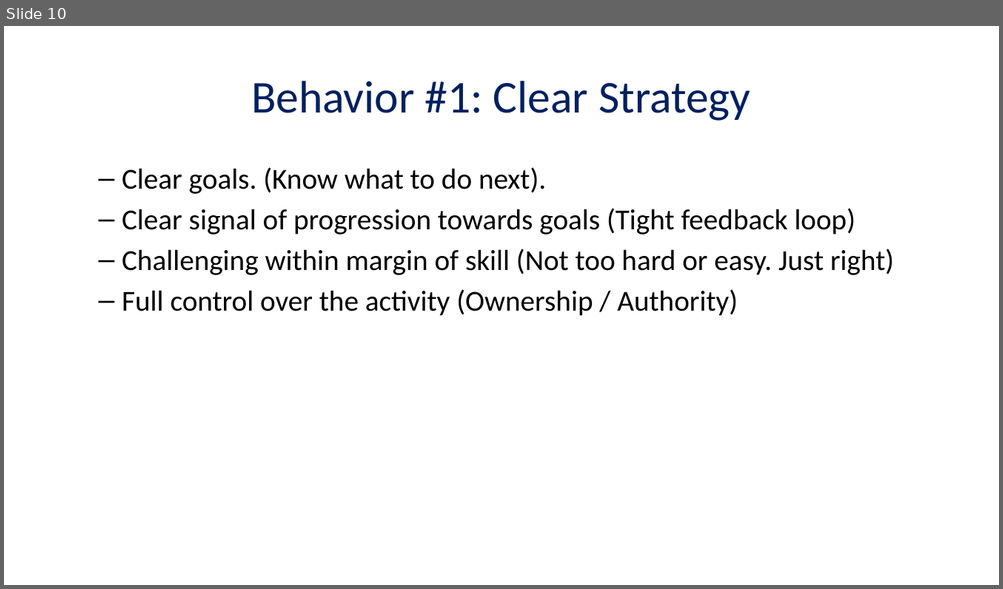
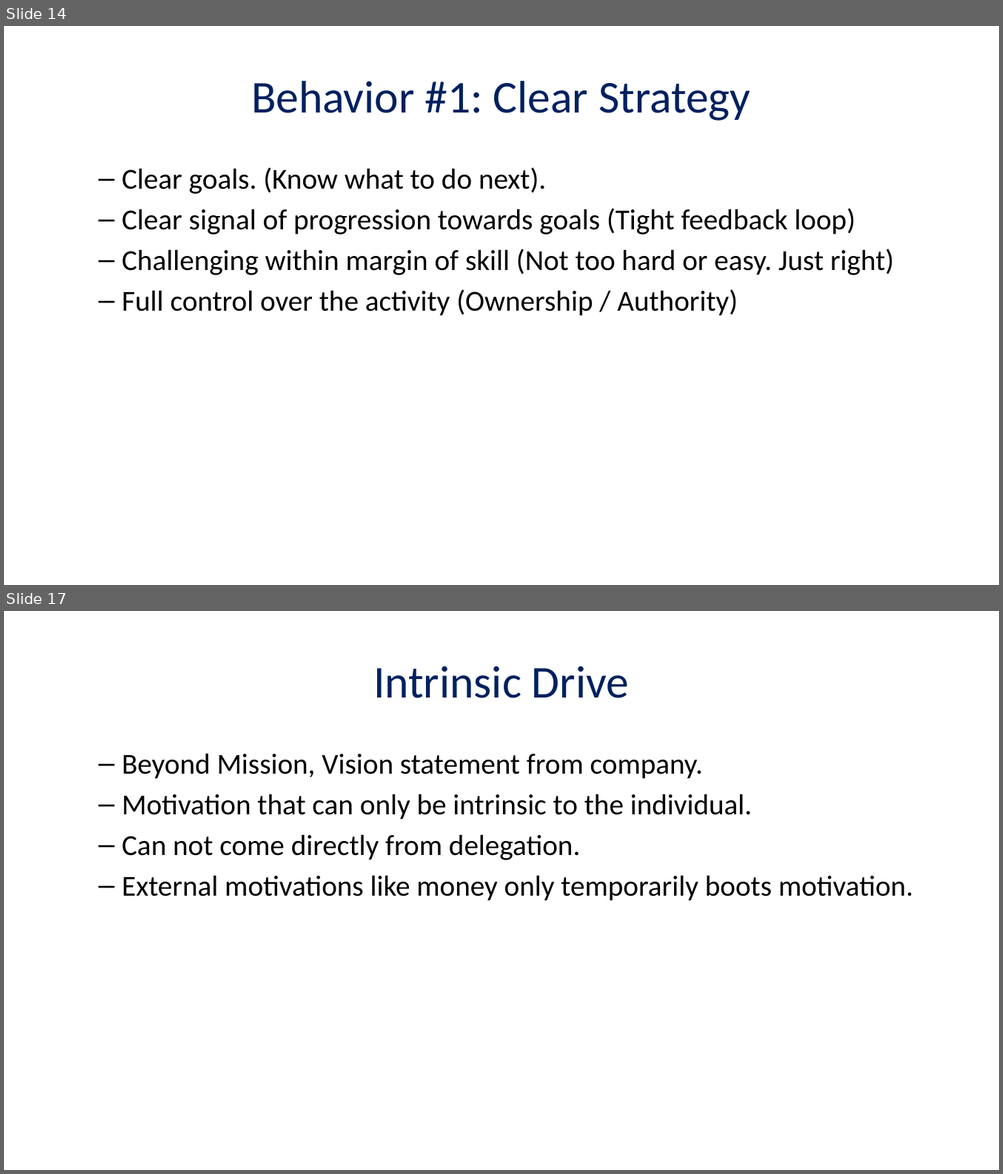
Before and after one commit to masters3d/ingenio, a slide deck: presentation/render/career_behaviors.pptx. Shown one above the other, each under a label of ours: slide 10 before the commit, slides 14 and 17 after it; the slides between them are not shown. The pictures are 1003x589 and 1003x1174 pixels, drawn with LibreOffice and Linux fonts; fonts in the diff are those of the drawing. Boxes give left, top, right and bottom in pixels: in the first picture for what was removed or moved away, otherwise in the second. Text is boxed around its words. In the diff, an @@ line names an element or a change of style, - is before the commit and + after.

```diff
--- a/presentation/render/career_behaviors.pptx
+++ b/presentation/render/career_behaviors.pptx
@@ slide 17 added at bbox=[4, 611, 999, 1170], background #FFFFFF @@
@@ title added at bbox=[373, 666, 629, 698], 44 pt, text #002060 @@
+Intrinsic Drive
@@ text added at bbox=[122, 753, 913, 901], 28 pt, text #000000 @@
+  – Beyond Mission, Vision statement from company.
+  – Motivation that can only be intrinsic to the individual.
+  – Can not come directly from delegation.
+  – External motivations like money only temporarily boots motivation.
@@ what was slide 10 is now slide 14 @@
```
Also in this commit, not shown: 8 slides changed, 15 other slides added, 5 slides removed, 7 other files.
